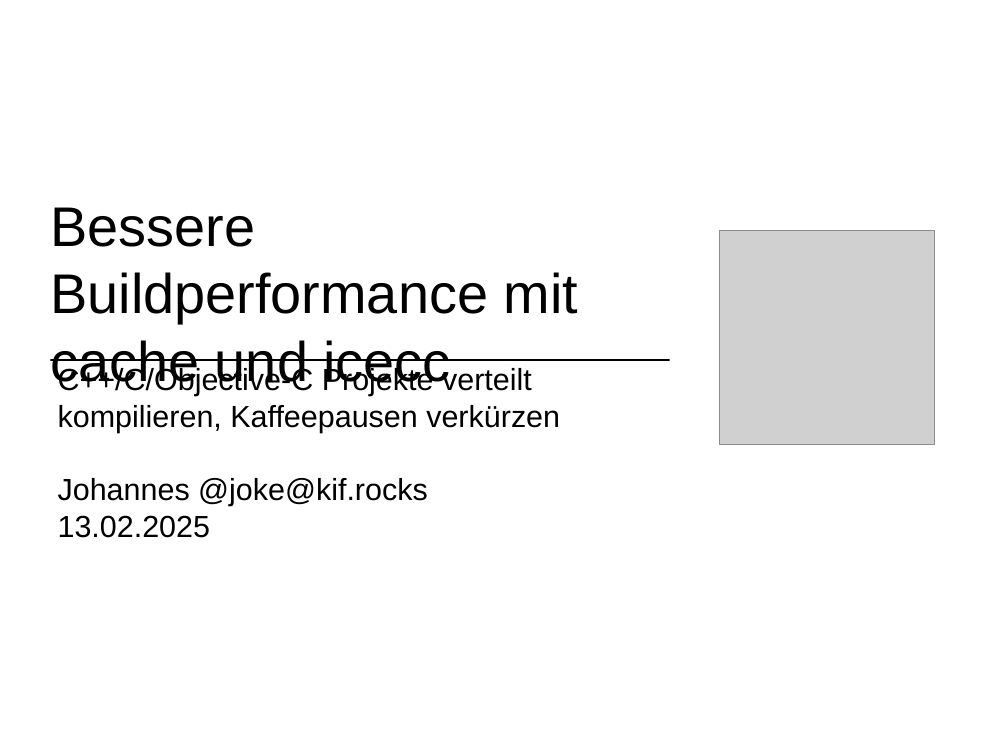
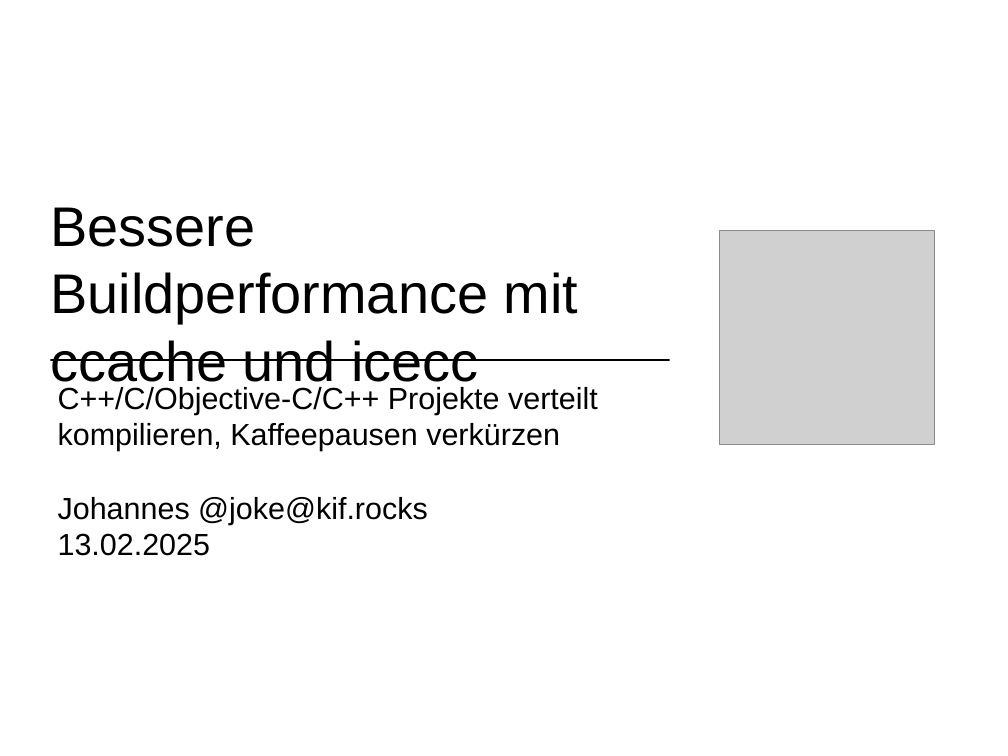
Before and after one commit to johannesst/ccache-icecc-datenburg, a slide deck: slide 1 of ccache-icecc-datenburg-20250213.odp. Drawn at 1008x756 pixels with LibreOffice and Linux fonts; fonts in the diff are those of the drawing; grey boxes stand for pictures. Boxes give left, top, right and bottom in pixels: in the first picture for what was removed or moved away, otherwise in the second. Text is boxed around its words. In the diff, an @@ line names an element or a change of style, - is before the commit and + after.

Commit message:
.UPDATE ccache-icecc-datenburg-20250213.odp Final slides version

```diff
--- a/ccache-icecc-datenburg-20250213.odp
+++ b/ccache-icecc-datenburg-20250213.odp
@@ title at <box>50,207,578,390</box>: text changed @@
-Bessere Buildperformance mit cache und icecc
+Bessere Buildperformance mit
+ccache und icecc
@@ title at <box>58,387,598,556</box>: text changed @@
-C++/C/Objective-C Projekte verteilt kompilieren, Kaffeepausen verkürzen
-Johannes @joke@kif.rocks
-13.02.2025
+C++/C/Objective-C/C++ Projekte verteilt kompilieren, Kaffeepausen verkürzen
+Johannes @joke@kif.rocks
+13.02.2025
```
Also in this commit, not shown: 2 slides added, 1 slide removed.
